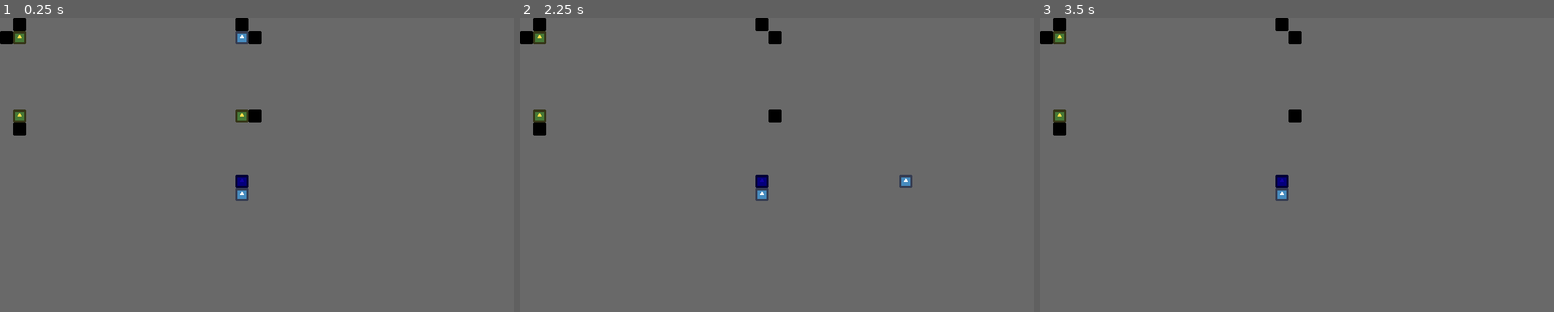
Above: before the commit, frames 1-3 (left to right).
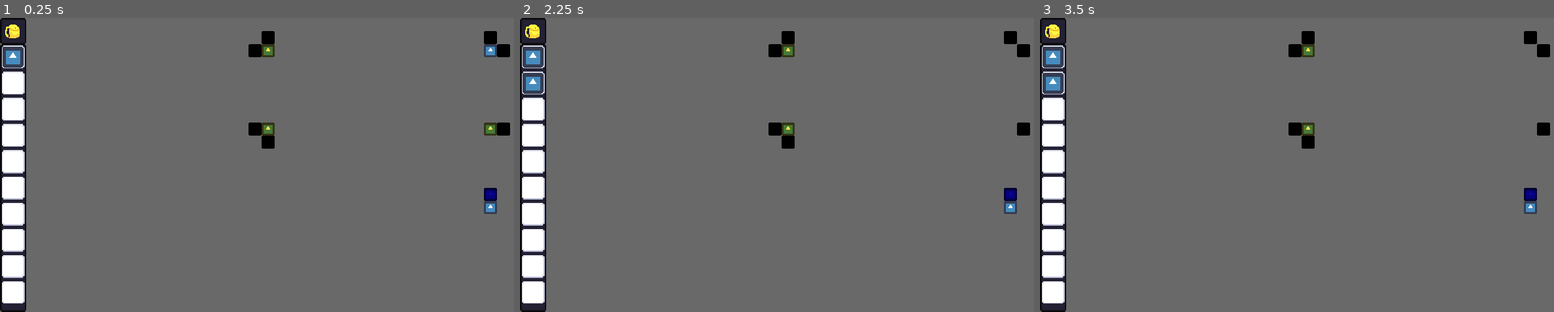
Above: after the commit, the same moments.

Repository: JamesRomero2/BlockEzcape-Prototype
Game: Godot game, scene res://prototype/Prototype.tscn
The game is run twice, just before and just after one commit, with the same random seed, the same clock (stepped at 60 frames per second) and the same inputs. The project has no main scene, so this scene is started directly. The engine's default icon, where the game draws it, is replaced by a stand-in: a white triangle on a blue panel in a dark square.
Inputs (mouse positions are in pixels of both pictures, inside the frame that each line leads up to):
- Up to frame 1 (0.25 s): no input
- Up to frame 2 (2.25 s): tap Enter at 0.5, 2 s; move the mouse to (895, 150) at 0.52 s; hold Right (ui_right) 0.53-1.28 s; click (895, 150) at 0.67 s; tap Space at 1.25 s; move the mouse to (679, 179) at 1.27 s; hold Down (ui_down) 1.28-2.03 s; click (679, 179) at 1.42 s; move the mouse to (833, 100) at 2.02 s; hold Right (ui_right) from 2.03 s (still down); click (833, 100) at 2.17 s
- Up to frame 3 (3.5 s): tap Space at 2.75 s; move the mouse to (1276, 223) at 2.77 s; release Right (ui_right) at 2.78 s; hold Up (ui_up) from 2.78 s (still down); click (1276, 223) at 2.92 s

The runs differ from the first frame. In frame 1, 7.3% of the frame differs, in the area x 0-100%, y 0-100%; in frame 2, 6.9%; in frame 3, 6.8%.

Commit message:
Inventory System Done

Diff:
--- a/prototype/Collectables.gd
+++ b/prototype/Collectables.gd
@@ -1,8 +1,10 @@
 extends Area2D
 
-signal keyCollected
+signal keyCollected(itemName, itemQuantity)
+export var itemName := ""
+export var itemQuantity = 0
 
 func _on_Collectibles_body_entered(body):
 	if body.name == "Player":
-		emit_signal("keyCollected")
+		emit_signal("keyCollected", itemName, itemQuantity)
 		queue_free()
--- a/prototype/DoorScript.gd
+++ b/prototype/DoorScript.gd
@@ -5,11 +5,12 @@
 export (int) var requiredKeys := 3
 export (int) var collectedKeys := 0
 
-func _on_Collectibles_keyCollected():
+func _on_Collectibles_keyCollected(item_Name, item_Quantity):
 	collectedKeys += 1
 	if requiredKeys == collectedKeys:
 		doorOpen = true
 		print("ALL ORB COLLECTED")
+		print("ITEM COLLECTED : ", item_Name, item_Quantity)
 
 func _on_Door_body_entered(body):
 	if body.name == "Player":
--- /dev/null
+++ b/prototype/Inventory.gd
@@ -0,0 +1,49 @@
+extends Node2D
+
+onready var inventorySlots := $GridContainer
+
+const SLOTCLASS := preload("res://prototype/Slot.gd")
+
+var holdingItem = null
+onready var inventoryItems = get_parent().get("inventory")
+
+
+func _ready():
+	for inv_slot in inventorySlots.get_children():
+		inv_slot.connect("gui_input", self, "slotGuiInput", [inv_slot])
+
+	initializeInventory()
+
+func initializeInventory():
+	var slots = inventorySlots.get_children()
+	for i in range(slots.size()):
+		if inventoryItems.has(i):
+			slots[i].initializeItem(inventoryItems[i][0], inventoryItems[i][1])
+
+
+func slotGuiInput(event: InputEvent, slot: SLOTCLASS):
+	if event is InputEventMouseButton:
+		if event.button_index == BUTTON_LEFT && event.pressed:
+			if holdingItem != null:
+				if !slot.item:
+					slot.putIntoSlot(holdingItem)
+					holdingItem = null
+				else:
+					var tempItem = slot.item
+					slot.pickFromSlot()
+					tempItem.global_position = event.global_position
+					slot.putIntoSlot(holdingItem)
+					holdingItem = tempItem
+			elif slot.item:
+				holdingItem = slot.item
+				slot.pickFromSlot()
+				holdingItem.global_position = get_global_mouse_position() - Vector2(10,10)
+
+func _input(event):
+	if holdingItem:
+		holdingItem.global_position = get_global_mouse_position() - Vector2(10,10)
+
+
+
+func _on_Prototype_inventorySignal():
+	initializeInventory()
--- /dev/null
+++ b/prototype/Item.gd
@@ -0,0 +1,9 @@
+extends Node2D
+
+var item_name = ""
+var item_quantity = 1
+
+func set_item(name, quantity):
+	item_name = name
+	item_quantity = quantity
+	$TextureRect.texture = load("res://icon.png")
--- /dev/null
+++ b/prototype/Item.tscn
@@ -0,0 +1,19 @@
+[gd_scene load_steps=3 format=2]
+
+[ext_resource path="res://icon.png" type="Texture" id=1]
+[ext_resource path="res://prototype/Item.gd" type="Script" id=2]
+
+[node name="Item" type="Node2D"]
+position = Vector2( 3, 3 )
+z_index = 2
+script = ExtResource( 2 )
+__meta__ = {
+"_edit_group_": true
+}
+
+[node name="TextureRect" type="TextureRect" parent="."]
+margin_right = 64.0
+margin_bottom = 64.0
+rect_scale = Vector2( 0.4, 0.4 )
+mouse_filter = 2
+texture = ExtResource( 1 )
--- a/prototype/LevelScript.gd
+++ b/prototype/LevelScript.gd
@@ -1 +1,28 @@
 extends Node2D
+
+const NUMBERINVENTORYSLOT = 9
+
+signal inventorySignal
+
+export var inventory = {
+	0: ["item_0", 1],
+
+}
+
+func addItem(item_name, item_quantity):
+	for item in inventory:
+		if inventory[item][0] == item_name:
+			inventory[item][1] += item_quantity
+			return
+
+	for i in range(NUMBERINVENTORYSLOT):
+		if inventory.has(i) == false:
+			inventory[i] = [item_name, item_quantity]
+			return
+
+
+func _on_Collectibles_keyCollected(itemName, itemQuantity):
+	addItem(itemName, itemQuantity)
+	print(itemName, itemQuantity)
+	print(inventory)
+	emit_signal("inventorySignal")
--- a/prototype/PlayerMovement.gd
+++ b/prototype/PlayerMovement.gd
@@ -1,13 +1,7 @@
 extends KinematicBody2D
 
 onready var ray = $RayCast2D
-var gridSize := 16
-var inputs = {
-	"ui_up": Vector2.UP,
-	"ui_down": Vector2.DOWN,
-	"ui_left": Vector2.LEFT,
-	"ui_right": Vector2.RIGHT,
-}
+var gridSize := 16.00
 var canMove = true
 var inputDirection = Vector2.ZERO
 
@@ -30,12 +24,11 @@
 
 func move(direction):
 	var vectorPosition = direction * gridSize
-	ray.cast_to = direction * 8
+	ray.cast_to = direction * (gridSize / 2)
 	ray.force_raycast_update()
 	var rayColliding = ray.is_colliding()
 
 	if rayColliding:
 		canMove = true
-		# inputDirection = Vector2.ZERO
 		return
 	position += vectorPosition
--- /dev/null
+++ b/prototype/PlayerScript.gd
@@ -0,0 +1,35 @@
+extends KinematicBody2D
+
+onready var collisionRay := $RayCast2D
+
+var gridSize := 16.00
+var canMove := true
+var playerInputDirection := Vector2.ZERO
+var playerCollectedItem = {}
+
+func _physics_process(_delta):
+	if canMove:
+		if Input.is_action_just_pressed("ui_up"):
+			playerInputDirection = Vector2.UP
+			canMove = false
+		elif Input.is_action_just_pressed("ui_down"):
+			playerInputDirection = Vector2.DOWN
+			canMove = false
+		if Input.is_action_just_pressed("ui_left"):
+			playerInputDirection = Vector2.LEFT
+			canMove = false
+		elif Input.is_action_just_pressed("ui_right"):
+			playerInputDirection = Vector2.RIGHT
+			canMove = false
+	else:
+		playerMove(playerInputDirection)
+
+func playerMove(characterMoveDirection):
+	var movePosition = characterMoveDirection * gridSize
+	collisionRay.cast_to = movePosition / 2
+	collisionRay.force_raycast_update()
+
+	if collisionRay.is_colliding():
+		canMove = true
+		return
+	position += movePosition
--- a/prototype/Prototype.tscn
+++ b/prototype/Prototype.tscn
@@ -1,10 +1,14 @@
-[gd_scene load_steps=10 format=2]
+[gd_scene load_steps=15 format=2]
 
 [ext_resource path="res://icon.png" type="Texture" id=1]
-[ext_resource path="res://prototype/PlayerMovement.gd" type="Script" id=2]
+[ext_resource path="res://prototype/PlayerScript.gd" type="Script" id=2]
 [ext_resource path="res://prototype/Collectables.gd" type="Script" id=3]
 [ext_resource path="res://prototype/LevelScript.gd" type="Script" id=4]
 [ext_resource path="res://prototype/DoorScript.gd" type="Script" id=5]
+[ext_resource path="res://assets/images/png/Bag_Prototype.png" type="Texture" id=6]
+[ext_resource path="res://assets/images/png/BagSlot_Prototype.png" type="Texture" id=7]
+[ext_resource path="res://prototype/Slot.gd" type="Script" id=8]
+[ext_resource path="res://prototype/Inventory.gd" type="Script" id=9]
 
 [sub_resource type="RectangleShape2D" id=1]
 extents = Vector2( 8, 8 )
@@ -17,6 +21,10 @@
 
 [sub_resource type="RectangleShape2D" id=4]
 extents = Vector2( 8, 8 )
+
+[sub_resource type="StyleBoxTexture" id=5]
+texture = ExtResource( 7 )
+region_rect = Rect2( 0, 0, 32, 32 )
 
 [node name="Prototype" type="Node2D"]
 script = ExtResource( 4 )
@@ -25,212 +33,338 @@
 anchor_mode = 0
 current = true
 
-[node name="Player" type="KinematicBody2D" parent="."]
+[node name="GameArea" type="Node2D" parent="."]
+position = Vector2( 304, 16 )
+
+[node name="Player" type="KinematicBody2D" parent="GameArea"]
 position = Vector2( 288, 16 )
 script = ExtResource( 2 )
 __meta__ = {
 "_edit_group_": true
 }
 
-[node name="Sprite" type="Sprite" parent="Player"]
-scale = Vector2( 0.25, 0.25 )
-texture = ExtResource( 1 )
-centered = false
-
-[node name="CollisionShape2D" type="CollisionShape2D" parent="Player"]
+[node name="Sprite" type="Sprite" parent="GameArea/Player"]
+scale = Vector2( 0.25, 0.25 )
+texture = ExtResource( 1 )
+centered = false
+
+[node name="CollisionShape2D" type="CollisionShape2D" parent="GameArea/Player"]
 position = Vector2( 8, 8 )
 shape = SubResource( 1 )
 
-[node name="RayCast2D" type="RayCast2D" parent="Player"]
+[node name="RayCast2D" type="RayCast2D" parent="GameArea/Player"]
 position = Vector2( 8, 8 )
 cast_to = Vector2( 8, 0 )
 
-[node name="Wall" type="StaticBody2D" parent="."]
+[node name="Wall" type="StaticBody2D" parent="GameArea"]
 position = Vector2( 16, 128 )
 __meta__ = {
 "_edit_group_": true
 }
 
-[node name="Sprite" type="Sprite" parent="Wall"]
+[node name="Sprite" type="Sprite" parent="GameArea/Wall"]
 modulate = Color( 0, 0, 0, 1 )
 self_modulate = Color( 0, 0, 0, 1 )
 scale = Vector2( 0.25, 0.25 )
 texture = ExtResource( 1 )
 centered = false
 
-[node name="CollisionShape2D" type="CollisionShape2D" parent="Wall"]
-position = Vector2( 8, 8 )
-shape = SubResource( 2 )
-
-[node name="Wall5" type="StaticBody2D" parent="."]
+[node name="CollisionShape2D" type="CollisionShape2D" parent="GameArea/Wall"]
+position = Vector2( 8, 8 )
+shape = SubResource( 2 )
+
+[node name="Wall8" type="StaticBody2D" parent="GameArea"]
+position = Vector2( 0, 112 )
+__meta__ = {
+"_edit_group_": true
+}
+
+[node name="Sprite" type="Sprite" parent="GameArea/Wall8"]
+modulate = Color( 0, 0, 0, 1 )
+self_modulate = Color( 0, 0, 0, 1 )
+scale = Vector2( 0.25, 0.25 )
+texture = ExtResource( 1 )
+centered = false
+
+[node name="CollisionShape2D" type="CollisionShape2D" parent="GameArea/Wall8"]
+position = Vector2( 8, 8 )
+shape = SubResource( 2 )
+
+[node name="Wall5" type="StaticBody2D" parent="GameArea"]
 position = Vector2( 0, 16 )
 __meta__ = {
 "_edit_group_": true
 }
 
-[node name="Sprite" type="Sprite" parent="Wall5"]
+[node name="Sprite" type="Sprite" parent="GameArea/Wall5"]
 modulate = Color( 0, 0, 0, 1 )
 self_modulate = Color( 0, 0, 0, 1 )
 scale = Vector2( 0.25, 0.25 )
 texture = ExtResource( 1 )
 centered = false
 
-[node name="CollisionShape2D" type="CollisionShape2D" parent="Wall5"]
-position = Vector2( 8, 8 )
-shape = SubResource( 2 )
-
-[node name="Wall7" type="StaticBody2D" parent="."]
+[node name="CollisionShape2D" type="CollisionShape2D" parent="GameArea/Wall5"]
+position = Vector2( 8, 8 )
+shape = SubResource( 2 )
+
+[node name="Wall7" type="StaticBody2D" parent="GameArea"]
 position = Vector2( 16, 0 )
 __meta__ = {
 "_edit_group_": true
 }
 
-[node name="Sprite" type="Sprite" parent="Wall7"]
+[node name="Sprite" type="Sprite" parent="GameArea/Wall7"]
 modulate = Color( 0, 0, 0, 1 )
 self_modulate = Color( 0, 0, 0, 1 )
 scale = Vector2( 0.25, 0.25 )
 texture = ExtResource( 1 )
 centered = false
 
-[node name="CollisionShape2D" type="CollisionShape2D" parent="Wall7"]
-position = Vector2( 8, 8 )
-shape = SubResource( 2 )
-
-[node name="Wall4" type="StaticBody2D" parent="."]
+[node name="CollisionShape2D" type="CollisionShape2D" parent="GameArea/Wall7"]
+position = Vector2( 8, 8 )
+shape = SubResource( 2 )
+
+[node name="Wall4" type="StaticBody2D" parent="GameArea"]
 position = Vector2( 304, 112 )
 __meta__ = {
 "_edit_group_": true
 }
 
-[node name="Sprite" type="Sprite" parent="Wall4"]
-modulate = Color( 0, 0, 0, 1 )
-scale = Vector2( 0.25, 0.25 )
-texture = ExtResource( 1 )
-centered = false
-
-[node name="CollisionShape2D" type="CollisionShape2D" parent="Wall4"]
-position = Vector2( 8, 8 )
-shape = SubResource( 2 )
-
-[node name="Wall2" type="StaticBody2D" parent="."]
+[node name="Sprite" type="Sprite" parent="GameArea/Wall4"]
+modulate = Color( 0, 0, 0, 1 )
+scale = Vector2( 0.25, 0.25 )
+texture = ExtResource( 1 )
+centered = false
+
+[node name="CollisionShape2D" type="CollisionShape2D" parent="GameArea/Wall4"]
+position = Vector2( 8, 8 )
+shape = SubResource( 2 )
+
+[node name="Wall2" type="StaticBody2D" parent="GameArea"]
 position = Vector2( 304, 16 )
 __meta__ = {
 "_edit_group_": true
 }
 
-[node name="Sprite" type="Sprite" parent="Wall2"]
-modulate = Color( 0, 0, 0, 1 )
-scale = Vector2( 0.25, 0.25 )
-texture = ExtResource( 1 )
-centered = false
-
-[node name="CollisionShape2D" type="CollisionShape2D" parent="Wall2"]
-position = Vector2( 8, 8 )
-shape = SubResource( 2 )
-
-[node name="Wall6" type="StaticBody2D" parent="."]
+[node name="Sprite" type="Sprite" parent="GameArea/Wall2"]
+modulate = Color( 0, 0, 0, 1 )
+scale = Vector2( 0.25, 0.25 )
+texture = ExtResource( 1 )
+centered = false
+
+[node name="CollisionShape2D" type="CollisionShape2D" parent="GameArea/Wall2"]
+position = Vector2( 8, 8 )
+shape = SubResource( 2 )
+
+[node name="Wall6" type="StaticBody2D" parent="GameArea"]
 position = Vector2( 288, 0 )
 __meta__ = {
 "_edit_group_": true
 }
 
-[node name="Sprite" type="Sprite" parent="Wall6"]
-modulate = Color( 0, 0, 0, 1 )
-scale = Vector2( 0.25, 0.25 )
-texture = ExtResource( 1 )
-centered = false
-
-[node name="CollisionShape2D" type="CollisionShape2D" parent="Wall6"]
-position = Vector2( 8, 8 )
-shape = SubResource( 2 )
-
-[node name="Wall3" type="StaticBody2D" parent="."]
+[node name="Sprite" type="Sprite" parent="GameArea/Wall6"]
+modulate = Color( 0, 0, 0, 1 )
+scale = Vector2( 0.25, 0.25 )
+texture = ExtResource( 1 )
+centered = false
+
+[node name="CollisionShape2D" type="CollisionShape2D" parent="GameArea/Wall6"]
+position = Vector2( 8, 8 )
+shape = SubResource( 2 )
+
+[node name="Wall3" type="StaticBody2D" parent="GameArea"]
 position = Vector2( 288, 208 )
 __meta__ = {
 "_edit_group_": true
 }
 
-[node name="Sprite" type="Sprite" parent="Wall3"]
-scale = Vector2( 0.25, 0.25 )
-texture = ExtResource( 1 )
-centered = false
-
-[node name="CollisionShape2D" type="CollisionShape2D" parent="Wall3"]
-position = Vector2( 8, 8 )
-shape = SubResource( 2 )
-
-[node name="Collectibles" type="Area2D" parent="."]
+[node name="Sprite" type="Sprite" parent="GameArea/Wall3"]
+scale = Vector2( 0.25, 0.25 )
+texture = ExtResource( 1 )
+centered = false
+
+[node name="CollisionShape2D" type="CollisionShape2D" parent="GameArea/Wall3"]
+position = Vector2( 8, 8 )
+shape = SubResource( 2 )
+
+[node name="Collectibles" type="Area2D" parent="GameArea"]
 position = Vector2( 16, 16 )
 script = ExtResource( 3 )
 __meta__ = {
 "_edit_group_": true
 }
-
-[node name="Sprite" type="Sprite" parent="Collectibles"]
+itemName = "item_1"
+itemQuantity = 1
+
+[node name="Sprite" type="Sprite" parent="GameArea/Collectibles"]
 modulate = Color( 1, 0.870588, 0.290196, 1 )
 scale = Vector2( 0.25, 0.25 )
 texture = ExtResource( 1 )
 centered = false
 
-[node name="CollisionShape2D" type="CollisionShape2D" parent="Collectibles"]
+[node name="CollisionShape2D" type="CollisionShape2D" parent="GameArea/Collectibles"]
 position = Vector2( 8, 8 )
 shape = SubResource( 3 )
 
-[node name="Collectibles2" type="Area2D" parent="."]
+[node name="Collectibles2" type="Area2D" parent="GameArea"]
 position = Vector2( 16, 112 )
 script = ExtResource( 3 )
 __meta__ = {
 "_edit_group_": true
 }
-
-[node name="Sprite" type="Sprite" parent="Collectibles2"]
+itemName = "item_2"
+itemQuantity = 1
+
+[node name="Sprite" type="Sprite" parent="GameArea/Collectibles2"]
 modulate = Color( 1, 0.870588, 0.290196, 1 )
 scale = Vector2( 0.25, 0.25 )
 texture = ExtResource( 1 )
 centered = false
 
-[node name="CollisionShape2D" type="CollisionShape2D" parent="Collectibles2"]
+[node name="CollisionShape2D" type="CollisionShape2D" parent="GameArea/Collectibles2"]
 position = Vector2( 8, 8 )
 shape = SubResource( 3 )
 
-[node name="Collectibles3" type="Area2D" parent="."]
+[node name="Collectibles3" type="Area2D" parent="GameArea"]
 position = Vector2( 288, 112 )
 script = ExtResource( 3 )
 __meta__ = {
 "_edit_group_": true
 }
-
-[node name="Sprite" type="Sprite" parent="Collectibles3"]
+itemName = "item_3"
+itemQuantity = 1
+
+[node name="Sprite" type="Sprite" parent="GameArea/Collectibles3"]
 modulate = Color( 1, 0.870588, 0.290196, 1 )
 scale = Vector2( 0.25, 0.25 )
 texture = ExtResource( 1 )
 centered = false
 
-[node name="CollisionShape2D" type="CollisionShape2D" parent="Collectibles3"]
+[node name="CollisionShape2D" type="CollisionShape2D" parent="GameArea/Collectibles3"]
 position = Vector2( 8, 8 )
 shape = SubResource( 3 )
 
-[node name="Door" type="Area2D" parent="."]
+[node name="Door" type="Area2D" parent="GameArea"]
 position = Vector2( 288, 192 )
 script = ExtResource( 5 )
 __meta__ = {
 "_edit_group_": true
 }
 
-[node name="Sprite" type="Sprite" parent="Door"]
+[node name="Sprite" type="Sprite" parent="GameArea/Door"]
 modulate = Color( 0.0666667, 0, 0.643137, 1 )
 scale = Vector2( 0.25, 0.25 )
 texture = ExtResource( 1 )
 centered = false
 
-[node name="CollisionShape2D" type="CollisionShape2D" parent="Door"]
+[node name="CollisionShape2D" type="CollisionShape2D" parent="GameArea/Door"]
 position = Vector2( 8, 8 )
 shape = SubResource( 4 )
 
-[connection signal="body_entered" from="Collectibles" to="Collectibles" method="_on_Collectibles_body_entered"]
-[connection signal="keyCollected" from="Collectibles" to="Door" method="_on_Collectibles_keyCollected"]
-[connection signal="body_entered" from="Collectibles2" to="Collectibles2" method="_on_Collectibles_body_entered"]
-[connection signal="keyCollected" from="Collectibles2" to="Door" method="_on_Collectibles_keyCollected"]
-[connection signal="body_entered" from="Collectibles3" to="Collectibles3" method="_on_Collectibles_body_entered"]
-[connection signal="keyCollected" from="Collectibles3" to="Door" method="_on_Collectibles_keyCollected"]
-[connection signal="body_entered" from="Door" to="Door" method="_on_Door_body_entered"]
+[node name="Inventory" type="Node2D" parent="."]
+script = ExtResource( 9 )
+
+[node name="TextureRect" type="TextureRect" parent="Inventory"]
+anchor_bottom = 1.0
+texture = ExtResource( 6 )
+
+[node name="GridContainer" type="GridContainer" parent="Inventory"]
+anchor_bottom = 1.0
+margin_top = 32.0
+margin_right = 32.0
+margin_bottom = 64.0
+custom_constants/vseparation = 0
+__meta__ = {
+"_edit_group_": true
+}
+
+[node name="Panel" type="Panel" parent="Inventory/GridContainer"]
+margin_right = 32.0
+margin_bottom = 32.0
+rect_min_size = Vector2( 32, 32 )
+custom_styles/panel = SubResource( 5 )
+script = ExtResource( 8 )
+
+[node name="Panel2" type="Panel" parent="Inventory/GridContainer"]
+margin_top = 32.0
+margin_right = 32.0
+margin_bottom = 64.0
+rect_min_size = Vector2( 32, 32 )
+custom_styles/panel = SubResource( 5 )
+script = ExtResource( 8 )
+
+[node name="Panel3" type="Panel" parent="Inventory/GridContainer"]
+margin_top = 64.0
+margin_right = 32.0
+margin_bottom = 96.0
+rect_min_size = Vector2( 32, 32 )
+custom_styles/panel = SubResource( 5 )
+script = ExtResource( 8 )
+
+[node name="Panel4" type="Panel" parent="Inventory/GridContainer"]
+margin_top = 96.0
+margin_right = 32.0
+margin_bottom = 128.0
+rect_min_size = Vector2( 32, 32 )
+custom_styles/panel = SubResource( 5 )
+script = ExtResource( 8 )
+
+[node name="Panel5" type="Panel" parent="Inventory/GridContainer"]
+margin_top = 128.0
+margin_right = 32.0
+margin_bottom = 160.0
+rect_min_size = Vector2( 32, 32 )
+custom_styles/panel = SubResource( 5 )
+script = ExtResource( 8 )
+
+[node name="Panel6" type="Panel" parent="Inventory/GridContainer"]
+margin_top = 160.0
+margin_right = 32.0
+margin_bottom = 192.0
+rect_min_size = Vector2( 32, 32 )
+custom_styles/panel = SubResource( 5 )
+script = ExtResource( 8 )
+
+[node name="Panel7" type="Panel" parent="Inventory/GridContainer"]
+margin_top = 192.0
+margin_right = 32.0
+margin_bottom = 224.0
+rect_min_size = Vector2( 32, 32 )
+custom_styles/panel = SubResource( 5 )
+script = ExtResource( 8 )
+
+[node name="Panel8" type="Panel" parent="Inventory/GridContainer"]
+margin_top = 224.0
+margin_right = 32.0
+margin_bottom = 256.0
+rect_min_size = Vector2( 32, 32 )
+custom_styles/panel = SubResource( 5 )
+script = ExtResource( 8 )
+
+[node name="Panel9" type="Panel" parent="Inventory/GridContainer"]
+margin_top = 256.0
+margin_right = 32.0
+margin_bottom = 288.0
+rect_min_size = Vector2( 32, 32 )
+custom_styles/panel = SubResource( 5 )
+script = ExtResource( 8 )
+
+[node name="Panel10" type="Panel" parent="Inventory/GridContainer"]
+margin_top = 288.0
+margin_right = 32.0
+margin_bottom = 320.0
+rect_min_size = Vector2( 32, 32 )
+custom_styles/panel = SubResource( 5 )
+script = ExtResource( 8 )
+
+[connection signal="inventorySignal" from="." to="Inventory" method="_on_Prototype_inventorySignal"]
+[connection signal="body_entered" from="GameArea/Collectibles" to="GameArea/Collectibles" method="_on_Collectibles_body_entered"]
+[connection signal="keyCollected" from="GameArea/Collectibles" to="." method="_on_Collectibles_keyCollected"]
+[connection signal="keyCollected" from="GameArea/Collectibles" to="GameArea/Door" method="_on_Collectibles_keyCollected"]
+[connection signal="body_entered" from="GameArea/Collectibles2" to="GameArea/Collectibles2" method="_on_Collectibles_body_entered"]
+[connection signal="keyCollected" from="GameArea/Collectibles2" to="." method="_on_Collectibles_keyCollected"]
+[connection signal="keyCollected" from="GameArea/Collectibles2" to="GameArea/Door" method="_on_Collectibles_keyCollected"]
+[connection signal="body_entered" from="GameArea/Collectibles3" to="GameArea/Collectibles3" method="_on_Collectibles_body_entered"]
+[connection signal="keyCollected" from="GameArea/Collectibles3" to="." method="_on_Collectibles_keyCollected"]
+[connection signal="keyCollected" from="GameArea/Collectibles3" to="GameArea/Door" method="_on_Collectibles_keyCollected"]
+[connection signal="body_entered" from="GameArea/Door" to="GameArea/Door" method="_on_Door_body_entered"]
--- /dev/null
+++ b/prototype/Slot.gd
@@ -0,0 +1,25 @@
+extends Panel
+
+var itemClass = preload("res://prototype/Item.tscn")
+var item = null
+
+func pickFromSlot():
+	remove_child(item)
+	var inventoryNode = find_parent("Inventory")
+	inventoryNode.add_child(item)
+	item = null
+
+func putIntoSlot(newItem):
+	item = newItem
+	item.position = Vector2(3, 3)
+	var inventoryNode = find_parent("Inventory")
+	inventoryNode.remove_child(item)
+	add_child(item)
+
+func initializeItem(itemName, itemQuantity):
+	if item == null:
+		item = itemClass.instance()
+		add_child(item)
+		item.set_item(itemName, itemQuantity)
+	else:
+		item.set_item(itemName, itemQuantity)
Binary file added: assets/images/ase/BagSlot_Prototype.aseprite
Binary file added: assets/images/ase/Bag_Prototype.aseprite
Binary file added: assets/images/png/BagSlot_Prototype.png
Not shown, added: assets/images/png/BagSlot_Prototype.png.import
Binary file added: assets/images/png/Bag_Prototype.png
Not shown, added: assets/images/png/Bag_Prototype.png.import
